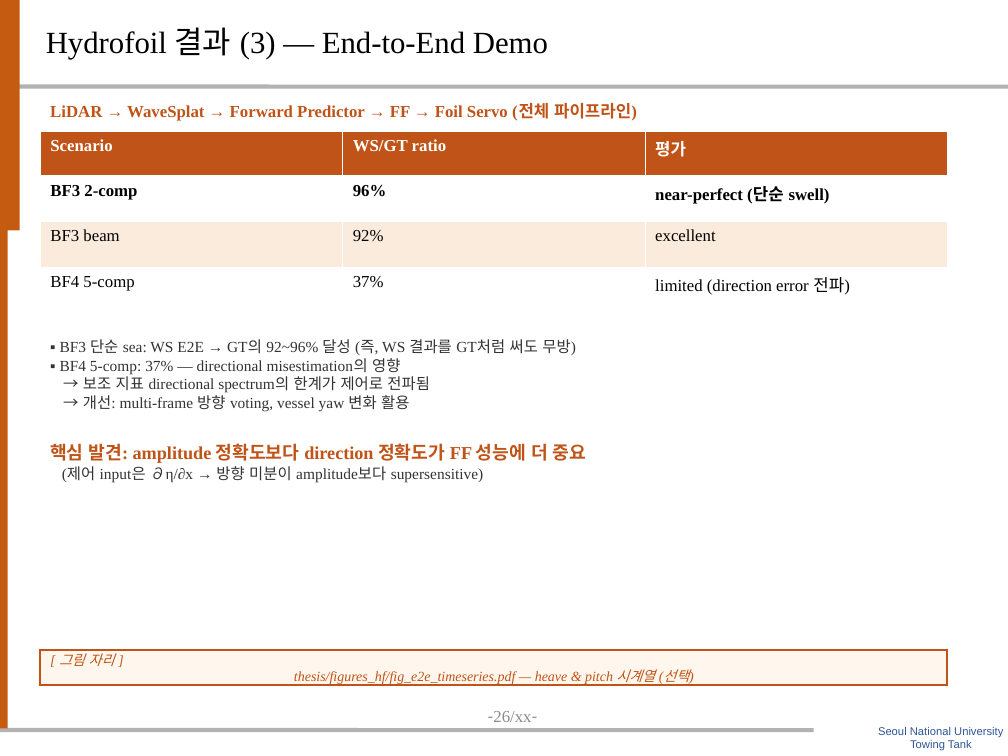
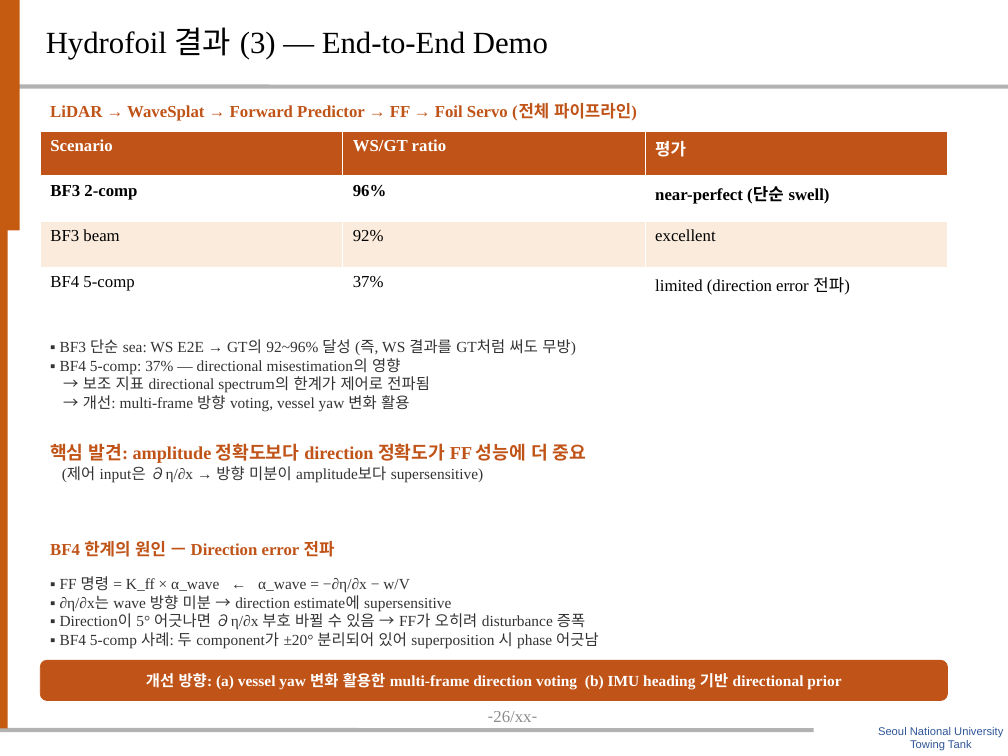
Before and after one commit to SAEYONGPARK94/wavesplat, a slide deck: slide 27 of wavesplat/docs/labmeeting_wavesplat.pptx. Drawn at 1008x756 pixels with LibreOffice and Linux fonts; fonts in the diff are those of the drawing; background and template pictures are left out. Boxes give left, top, right and bottom in pixels: in the first picture for what was removed or moved away, otherwise in the second. Text is boxed around its words. In the diff, an @@ line names an element or a change of style, - is before the commit and + after.

```diff
--- a/wavesplat/docs/labmeeting_wavesplat.pptx
+++ b/wavesplat/docs/labmeeting_wavesplat.pptx
@@ text added at [50, 541, 335, 557], 12 pt, text #C05317, bold @@
+BF4 한계의 원인 — Direction error 전파
@@ text added at [60, 576, 599, 649], 11 pt, text #333333 @@
+▪ FF 명령 = K_ff × α_wave ← α_wave = −∂η/∂x − w/V
+▪ ∂η/∂x는 wave 방향 미분 → direction estimate에 supersensitive
+▪ Direction이 5° 어긋나면 ∂η/∂x 부호 바뀔 수 있음 → FF가 오히려 disturbance 증폭
+▪ BF4 5-comp 사례: 두 component가 ±20° 분리되어 있어 superposition 시 phase 어긋남
@@ rectangle removed at [40, 650, 948, 685] @@
-[ 그림 자리 ]
-thesis/figures_hf/fig_e2e_timeseries.pdf — heave & pitch 시계열 (선택)
@@ rounded rectangle added at [40, 660, 948, 701], fill #C05317, outline #C05317 0.5 pt, 11 pt, text #FFFFFF, bold @@
+개선 방향: (a) vessel yaw 변화 활용한 multi-frame direction voting (b) IMU heading 기반 directional prior
```
Also in this commit, not shown: 5 other slides changed, 2 other files.
